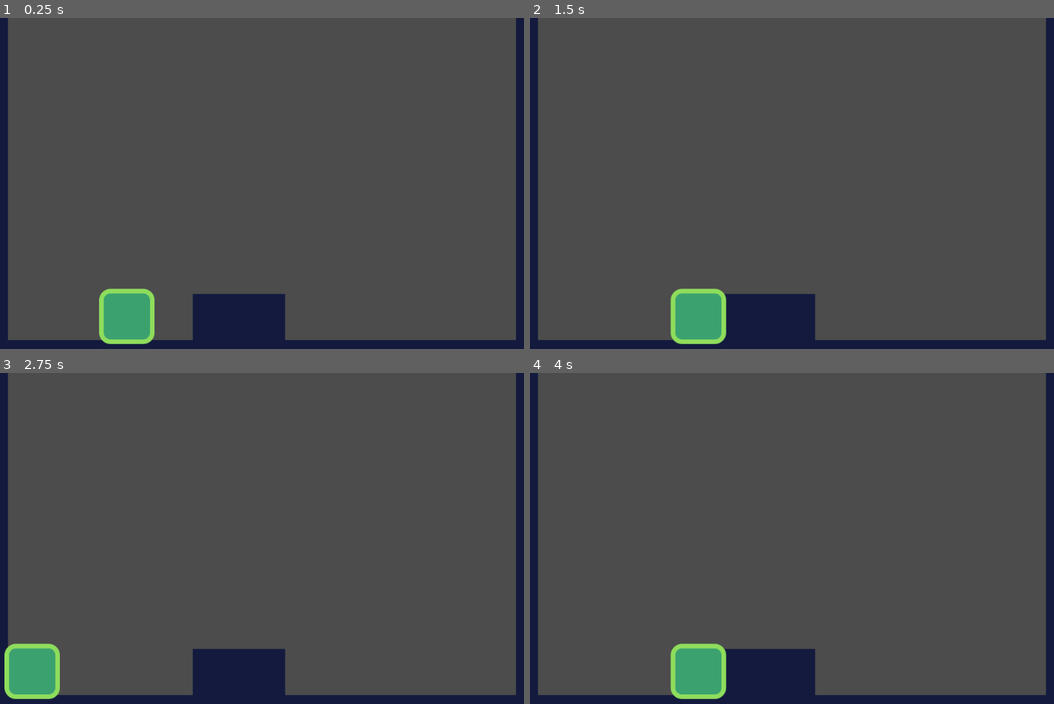
Above: before the commit, frames 1-4 (two rows, left to right).
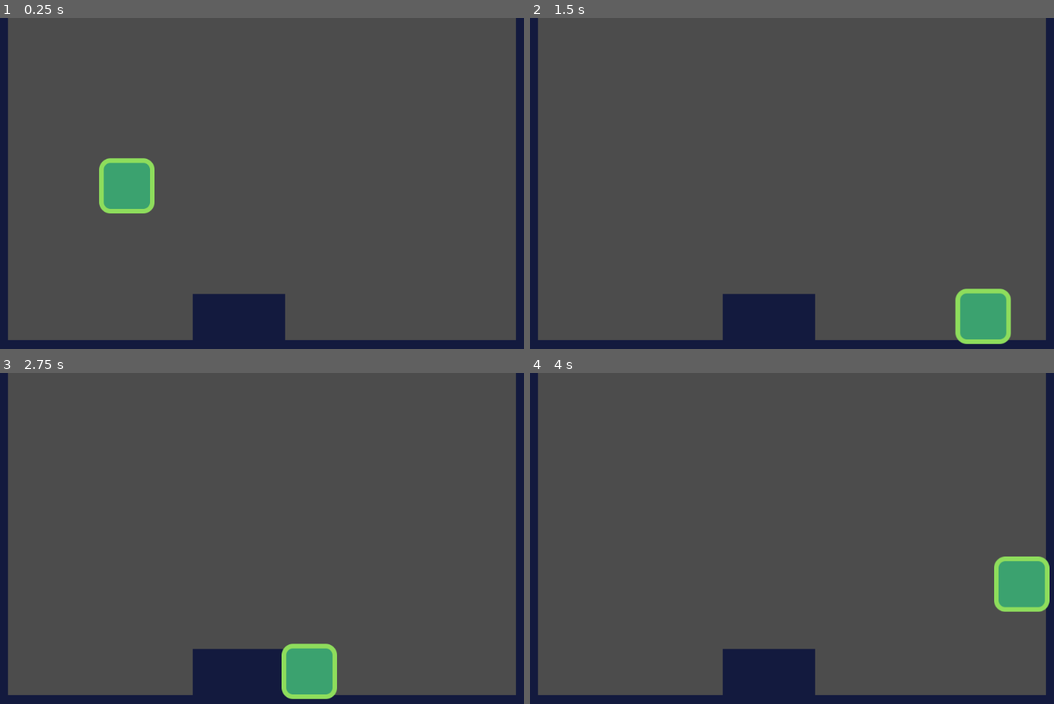
Above: after the commit, the same moments.

Repository: BSESP/BSESP.github.io
Game: Godot game, scene res://src/Levels/LevelTemplate.tscn
Two runs of this game, one before a commit and one after it. Both use one fixed random seed, a clock stepped at 60 frames per second and the inputs below.
Inputs:
- Up to frame 1 (0.25 s): no input
- Up to frame 2 (1.5 s): hold D (move_right) from 0.53 s (still down); tap W (jump) at 0.77 s
- Up to frame 3 (2.75 s): tap W (jump) at 1.52 s; tap Enter at 2 s; release D (move_right) at 2.03 s; hold A (move_left) from 2.03 s (still down)
- Up to frame 4 (4 s): tap Space at 2.75 s; release A (move_left) at 2.78 s; hold D (move_right) from 2.78 s (still down); tap W (jump) at 3.02, 3.77 s; tap Enter at 3.5 s

The runs differ from the first frame. In frame 1, 3.4% of the frame differs, in the area x 18-30%, y 42-99%; in frame 2, 3.5%, in the area x 26-92%, y 81-99%; in frame 3, 3.5%; in frame 4, 3.5%.

Commit message:
Applied jump

Diff:
--- a/godot-games/src/2D_platformer/src/Actors/Actor.gd
+++ b/godot-games/src/2D_platformer/src/Actors/Actor.gd
@@ -1,11 +1,9 @@
 extends KinematicBody2D
 class_name Actor
+
+const FLOOR_NORMAL: = Vector2.UP
 
 export var speed: = Vector2(300.0, 1000.0)
 export var gravity: = 3000.0
 
 var velocity: = Vector2.ZERO
-
-func _physics_process(delta: float) -> void:
-	velocity.y += gravity * delta
-	velocity = move_and_slide(velocity)
--- a/godot-games/src/2D_platformer/src/Actors/Player.gd
+++ b/godot-games/src/2D_platformer/src/Actors/Player.gd
@@ -3,8 +3,8 @@
 
 func _physics_process(delta: float) -> void:
 	var direction: = get_direction()
-	velocity = speed * direction
-	velocity = move_and_slide(velocity)
+	velocity = calculate_move_velocity(velocity, direction, speed)
+	velocity = move_and_slide(velocity, FLOOR_NORMAL)
 
 
 func get_direction() -> Vector2:
@@ -12,3 +12,16 @@
 		Input.get_action_strength("move_right") - Input.get_action_strength("move_left"),
 		-1.0 if Input.is_action_just_pressed("jump") and is_on_floor() else 1.0
 	)
+
+
+func calculate_move_velocity(
+		linear_velocity:Vector2,
+		direction: Vector2,
+		speed: Vector2
+	) -> Vector2:
+	var new_velocity = linear_velocity
+	new_velocity.x = speed.x * direction.x
+	new_velocity.y += gravity * get_physics_process_delta_time()
+	if direction.y == -1.0:
+		new_velocity.y = speed.y * direction.y
+	return new_velocity
